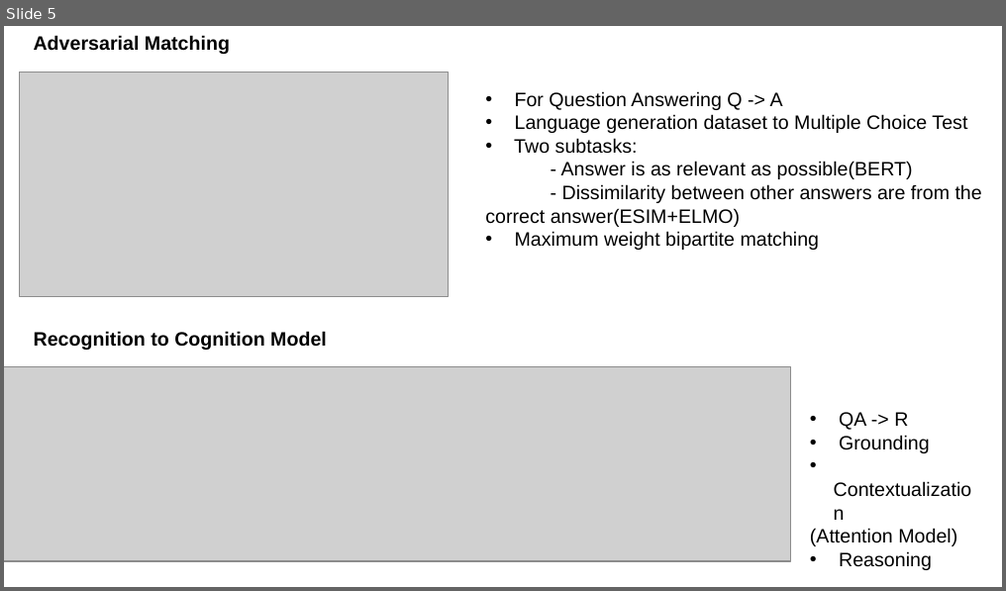
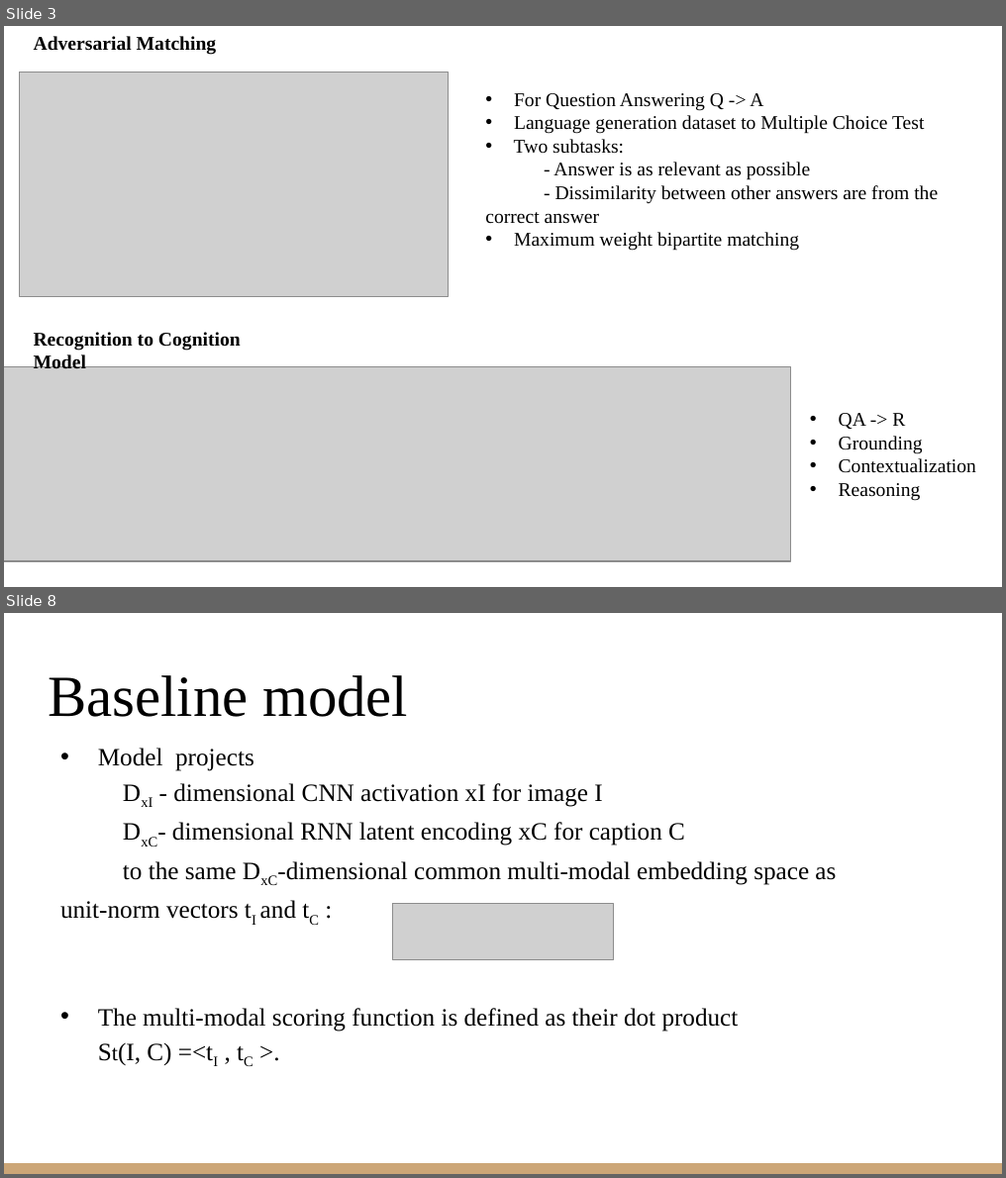
Before and after one commit to VarunBohara/Mini-Project-Documents, a slide deck: Literature Survey 2.pptx. Shown one above the other, each under a label of ours: slide 5 before the commit, slides 3 and 8 after it; the slides between them are not shown. The pictures are 1006x591 and 1006x1178 pixels, drawn with LibreOffice and Linux fonts; fonts in the diff are those of the drawing; grey boxes stand for pictures. Boxes give left, top, right and bottom in pixels: in the first picture for what was removed or moved away, otherwise in the second. Text is boxed around its words. In the diff, an @@ line names an element or a change of style, - is before the commit and + after.

```diff
--- a/Literature Survey 2.pptx
+++ b/Literature Survey 2.pptx
@@ slide 8 added at (4, 613, 1002, 1174), background #FFFFFF @@
@@ title added at (48, 675, 408, 717), 42 pt, text #000000 @@
+Baseline model
@@ text added at (60, 748, 836, 1065), 18 pt, text #000000 @@
+• Model projects
+DxI - dimensional CNN activation xI for image I
+DxC- dimensional RNN latent encoding xC for caption C
+to the same DxC-dimensional common multi-modal embedding space as unit-norm vectors tI and tC :
+• The multi-modal scoring function is defined as their dot product
+  St(I, C) =<tI , tC >.
@@ picture added at (393, 903, 614, 959) @@
@@ rectangle added at (4, 1163, 1002, 1174), fill #CCA677 @@
@@ what was slide 5 is now slide 3 @@
@@ slide 3 changed as well @@
@@ text at (514, 93, 924, 251): font Arial to Times New Roman in "For Question Answering Q -> A", "Language generation dataset to Multiple Choice Test", "Two subtasks:", "Maximum weight bipartite matching" @@
@@ text at (485, 162, 938, 224): text changed; font Arial to Times New Roman @@
-- Answer is as relevant as possible(BERT)
-- Dissimilarity between other answers are from the correct answer(ESIM+ELMO)
+- Answer is as relevant as possible
+- Dissimilarity between other answers are from the correct answer
@@ font Arial to Times New Roman in 3 elements at (34, 36, 217, 55), (34, 332, 241, 369), (839, 413, 976, 501) @@
@@ text at (810, 528, 957, 547): paragraph removed @@
-(Attention Model)
```
Also in this commit, not shown: 1 other slide changed, 13 other slides added, 9 slides removed.
